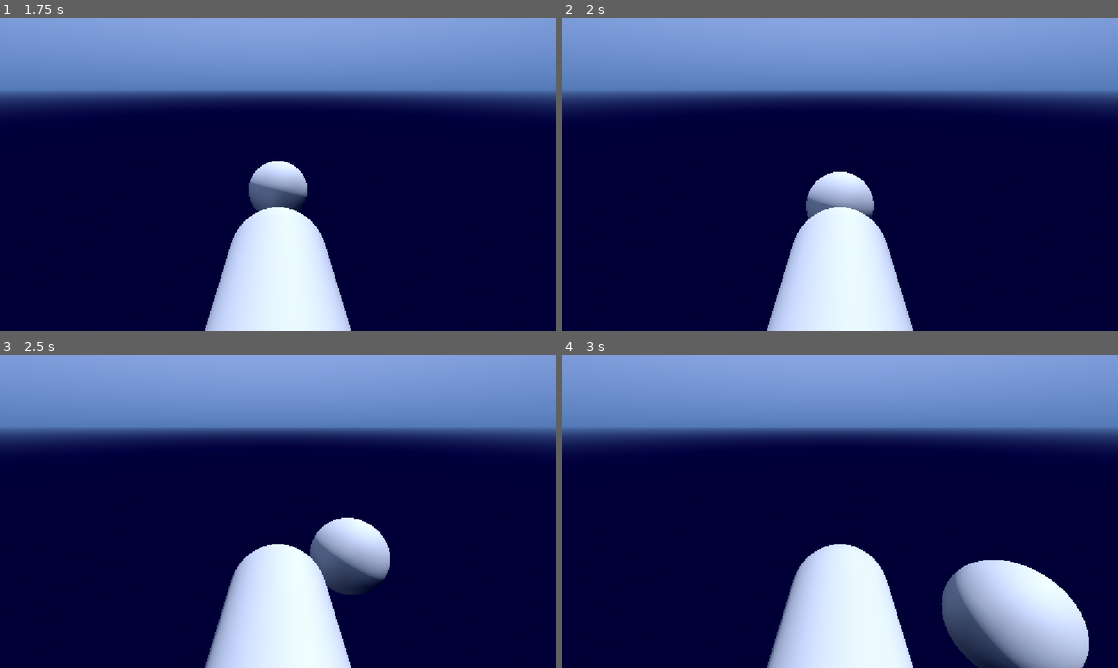
Above: before the commit, frames 1-4 (two rows, left to right).
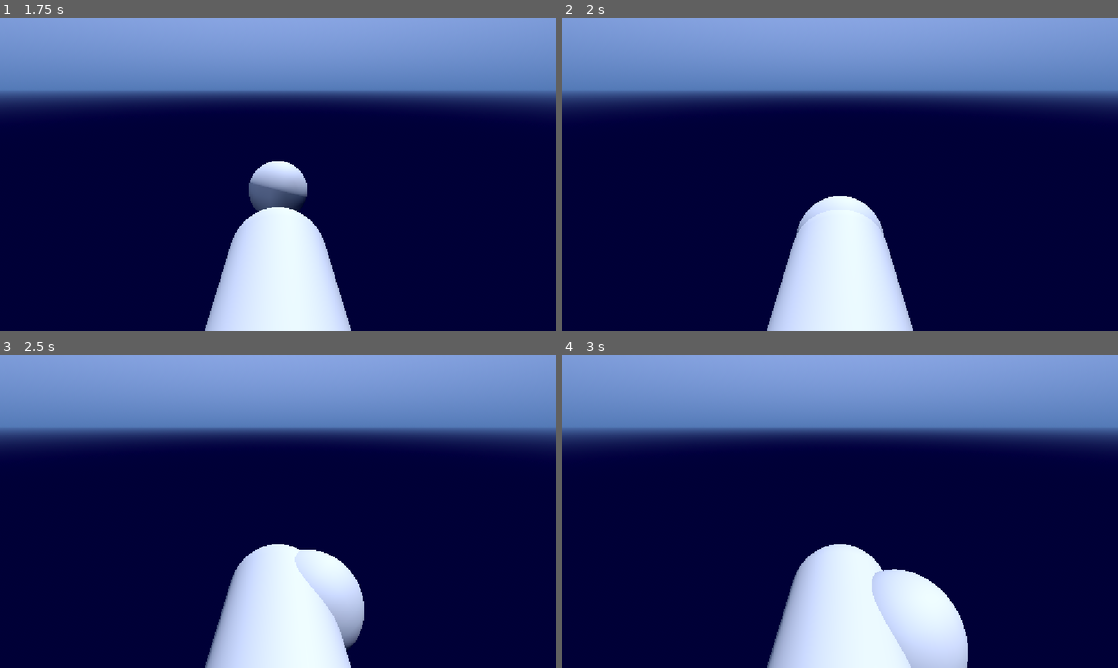
Above: after the commit, the same moments.

Repository: PeterDrake/yachtsinkers
Game: Godot game, scene res://yachtsinkers.tscn
The game is run twice, just before and just after one commit, with the same random seed, the same clock (stepped at 60 frames per second) and the same inputs. Sound files missing from this copy of the repository are replaced by a short silence.
Inputs:
- Up to frame 1 (1.75 s): tap Enter at 0.5 s; hold Up (forward) from 0.53 s (still down); tap Space (space) at 0.6, 1.35 s
- Up to frame 2 (2 s): keep holding Up (forward)
- Up to frame 3 (2.5 s): release Up (forward) at 2.03 s; hold Left (left) from 2.03 s (still down); tap Space (space) at 2.1 s
- Up to frame 4 (3 s): keep holding Left (left); tap Space (space) at 2.85 s

Frame 1 is identical in both runs. In frame 2, 1.4% of the frame differs, in the area x 42-58%, y 49-70%; in frame 3, 3.5%; in frame 4, 10%, in the area x 55-95%, y 65-100%.
Error in both runs: Out of bounds get index '0' (on base: 'PackedStringArray') (res://speech.gd:3)

Commit message:
Says "Boom" when you hit the buoy

Diff:
--- a/buoy.gd
+++ b/buoy.gd
@@ -1,4 +1,9 @@
-extends StaticBody3D
+extends Area3D
+
+@onready var speech := get_node("/root/YachtSinkers/Speech")
 
 func _on_buoy_sound_finished() -> void:
 	$BuoySound.play()
+
+func _on_body_entered(body: Node) -> void:
+	speech.say("Boom")
--- a/buoy.tscn
+++ b/buoy.tscn
@@ -7,7 +7,7 @@
 
 [sub_resource type="SphereMesh" id="SphereMesh_xx5pe"]
 
-[node name="Buoy" type="StaticBody3D" unique_id=210908673]
+[node name="Buoy" type="Area3D" unique_id=1808236213]
 script = ExtResource("1_rsqnq")
 
 [node name="CollisionShape3D" type="CollisionShape3D" parent="." unique_id=1733591117]
@@ -21,4 +21,5 @@
 stream = ExtResource("2_rsqnq")
 autoplay = true
 
+[connection signal="body_entered" from="." to="." method="_on_body_entered"]
 [connection signal="finished" from="BuoySound" to="." method="_on_buoy_sound_finished"]
